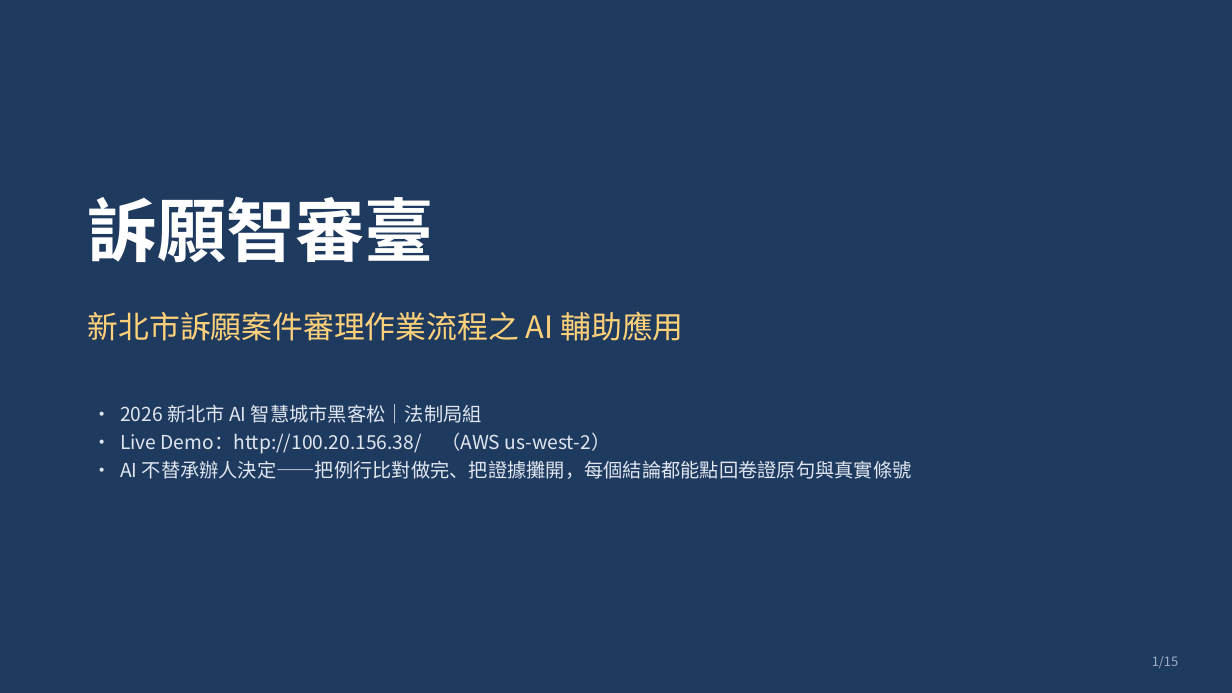
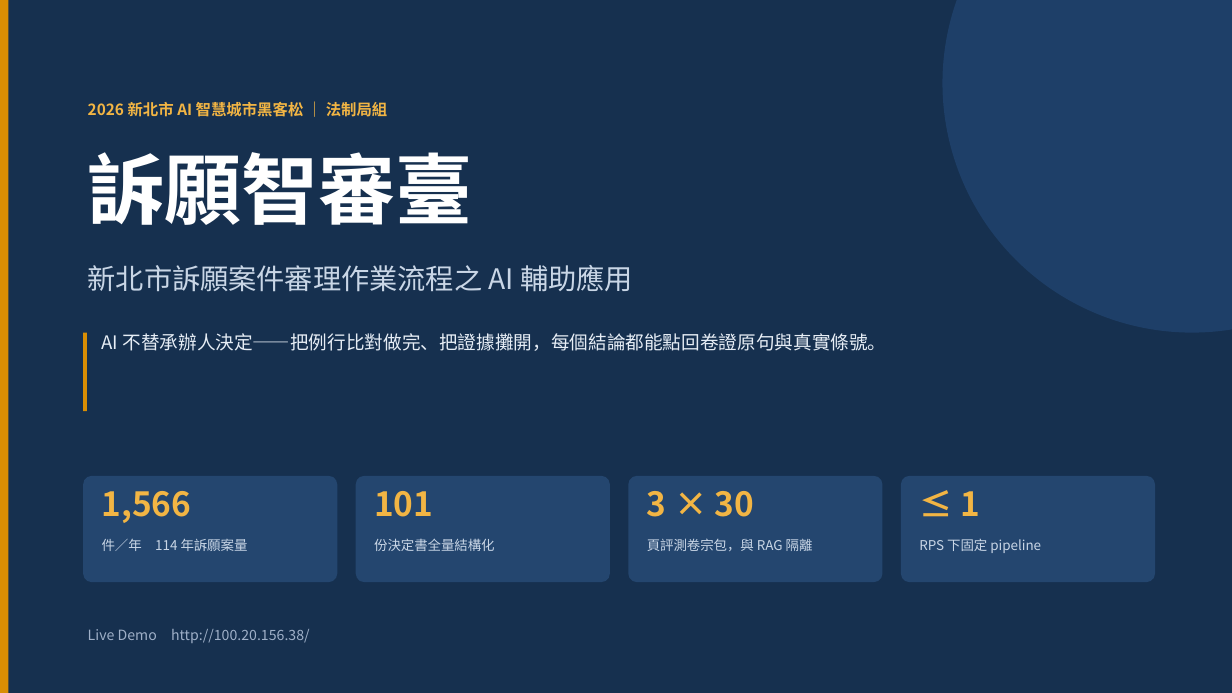
Before and after one commit to KevinMursh/hackathon_wisxxxx, a slide deck: slide 1 of docs/提案/提案簡報-訴願智審臺.pptx. Drawn at 1232x693 pixels with LibreOffice and Linux fonts; fonts in the diff are those of the drawing. Boxes give left, top, right and bottom in pixels: in the first picture for what was removed or moved away, otherwise in the second. Text is boxed around its words. In the diff, an @@ line names an element or a change of style, - is before the commit and + after.

```diff
--- a/docs/提案/提案簡報-訴願智審臺.pptx
+++ b/docs/提案/提案簡報-訴願智審臺.pptx
@@ rectangle at box(0, 0, 1232, 693): fill #1F3A5F to #16304F @@
@@ rectangle added at box(0, 0, 8, 693), fill #D98E04 @@
@@ ellipse added at box(943, 0, 1232, 333), fill #1E3F68 @@
@@ text at box(88, 102, 388, 117): text changed; size 15 to 12 pt; text colour #DFE6F0 to #F2B544; bold on @@
-• 2026 新北市 AI 智慧城市黑客松｜法制局組
-• Live Demo：http://100.20.156.38/ （AWS us-west-2）
-• AI 不替承辦人決定——把例行比對做完、把證據攤開，每個結論都能點回卷證原句與真實條號
+2026 新北市 AI 智慧城市黑客松 ｜ 法制局組
@@ text "訴願智審臺": place and size @@
-text "訴願智審臺" at box(88, 196, 435, 262)
+text "訴願智審臺" at box(88, 152, 473, 225)
@@ text "訴願智審臺" at box(88, 152, 473, 225): size 54 to 60 pt @@
@@ text "新北市訴願案件審理作業流程之 AI 輔助應用": place and size @@
-text "新北市訴願案件審理作業流程之 AI 輔助應用" at box(88, 311, 684, 341)
+text "新北市訴願案件審理作業流程之 AI 輔助應用" at box(88, 265, 633, 292)
@@ text "新北市訴願案件審理作業流程之 AI 輔助應用" at box(88, 265, 633, 292): size 24 to 22 pt, text colour #FFD27A to #C9D6E6 @@
@@ rectangle added at box(83, 333, 87, 411), fill #D98E04 @@
@@ text added at box(102, 333, 887, 351), 14.5 pt, text #E6EDF5 @@
+AI 不替承辦人決定——把例行比對做完、把證據攤開，每個結論都能點回卷證原句與真實條號。
@@ rounded rectangle added at box(83, 476, 337, 582), fill #24466F @@
@@ rounded rectangle added at box(356, 476, 610, 582), fill #24466F @@
@@ rounded rectangle added at box(628, 476, 883, 582), fill #24466F @@
@@ rounded rectangle added at box(901, 476, 1155, 582), fill #24466F @@
@@ text added at box(102, 491, 192, 523), 26 pt, text #F2B544, bold @@
+1,566
@@ text added at box(374, 491, 433, 517), 26 pt, text #F2B544, bold @@
+101
@@ text added at box(647, 491, 754, 517), 26 pt, text #F2B544, bold @@
+3 × 30
@@ text at box(960, 491, 980, 516): text changed; size 10 to 26 pt; text colour #9FB0C8 to #F2B544; bold on @@
-1/15
+≤ 1
@@ text added at box(102, 539, 248, 551), 10.5 pt, text #C9D6E6 @@
+件／年 114 年訴願案量
@@ text added at box(374, 538, 494, 551), 10.5 pt, text #C9D6E6 @@
+份決定書全量結構化
@@ text added at box(647, 538, 813, 551), 10.5 pt, text #C9D6E6 @@
+頁評測卷宗包，與 RAG 隔離
@@ text added at box(919, 539, 1041, 553), 10.5 pt, text #C9D6E6 @@
+RPS 下固定 pipeline
@@ text added at box(88, 629, 310, 643), 11 pt, text #9FB0C8 @@
+Live Demo http://100.20.156.38/
```
Also in this commit, not shown: 14 other slides changed, 17 other files.
